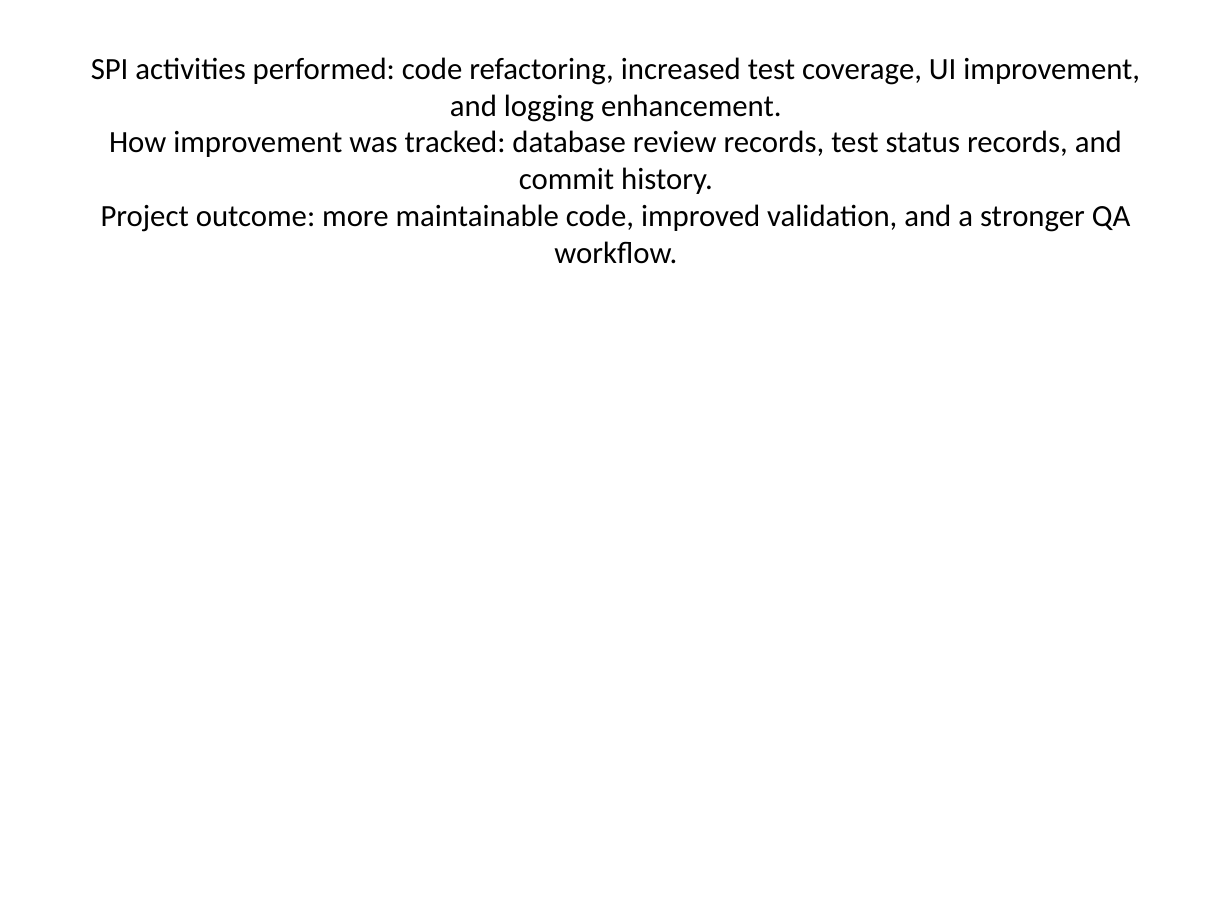
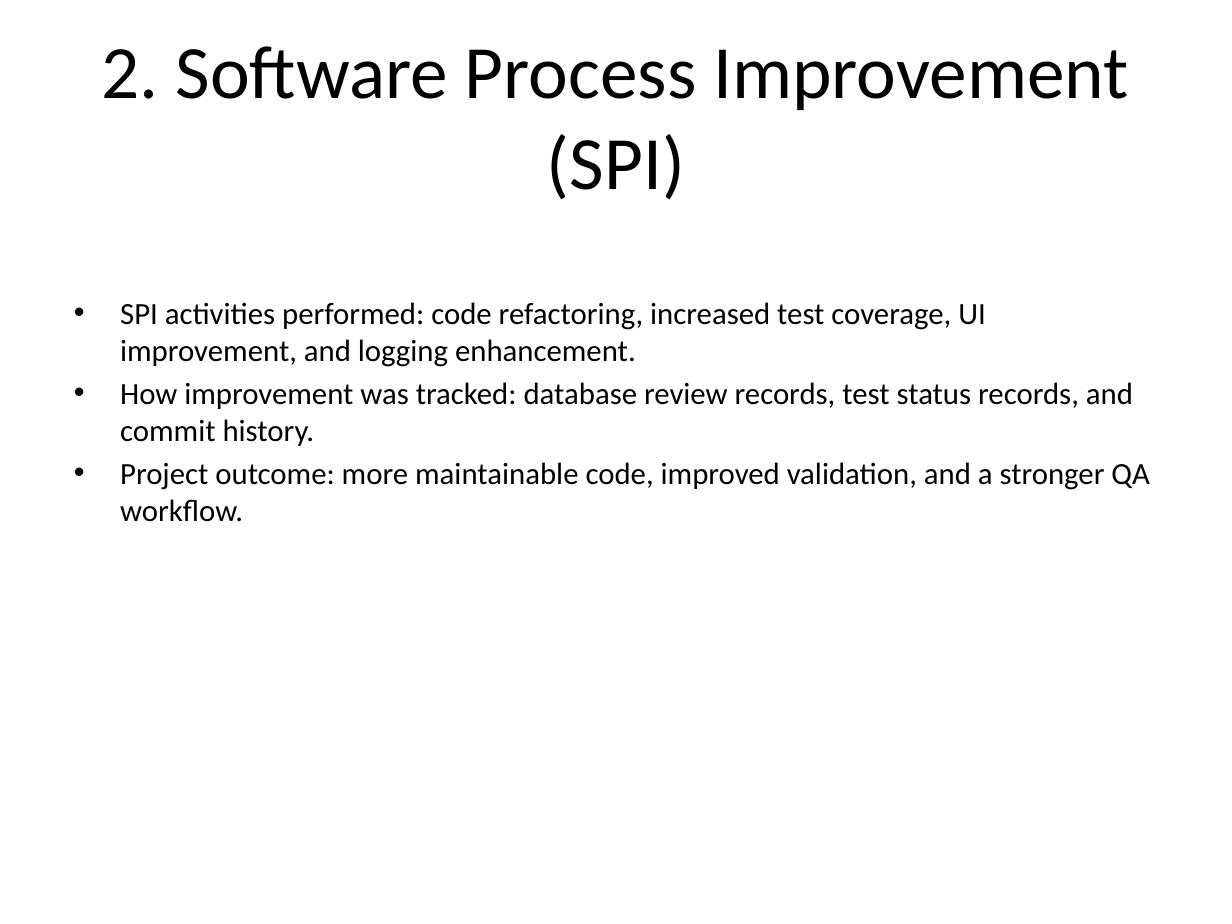
Before and after one commit to zulekhashahbaz926-source/Programming-Practice-Platform, a slide deck: slide 3 of docs/project_presentation.pptx. Drawn at 1232x924 pixels with LibreOffice and Linux fonts; fonts in the diff are those of the drawing. Boxes give left, top, right and bottom in pixels: in the first picture for what was removed or moved away, otherwise in the second. Text is boxed around its words. In the diff, an @@ line names an element or a change of style, - is before the commit and + after.

Commit message:
Add project report and presentation

```diff
--- a/docs/project_presentation.pptx
+++ b/docs/project_presentation.pptx
@@ title at [102,46,1129,200]: text changed; size 18 to 44 pt @@
-SPI activities performed: code refactoring, increased test coverage, UI improvement, and logging enhancement.
-How improvement was tracked: database review records, test status records, and commit history.
-Project outcome: more maintainable code, improved validation, and a stronger QA workflow.
+2. Software Process Improvement (SPI)
@@ text added at [120,302,1149,522], 18 pt, text #000000 @@
+• SPI activities performed: code refactoring, increased test coverage, UI improvement, and logging enhancement.
+• How improvement was tracked: database review records, test status records, and commit history.
+• Project outcome: more maintainable code, improved validation, and a stronger QA workflow.
```
Also in this commit, not shown: 9 other slides changed, 1 other file.
